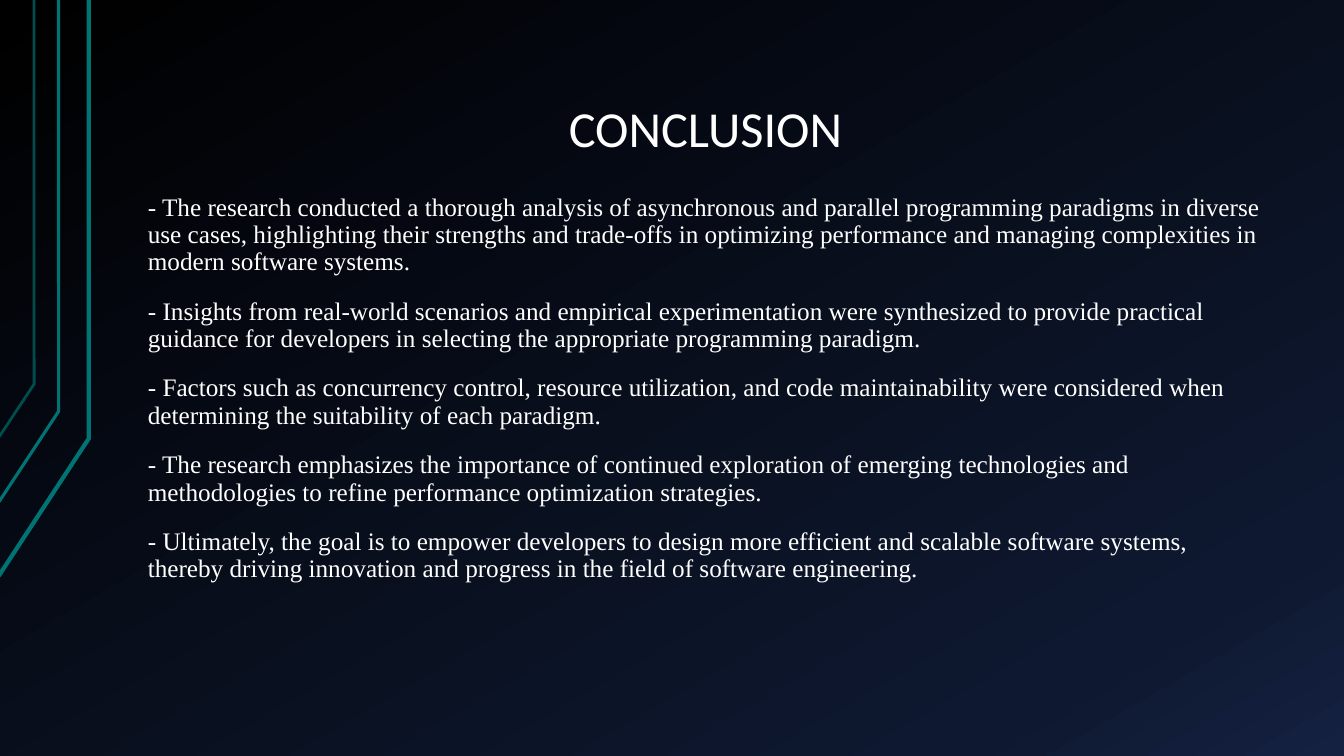
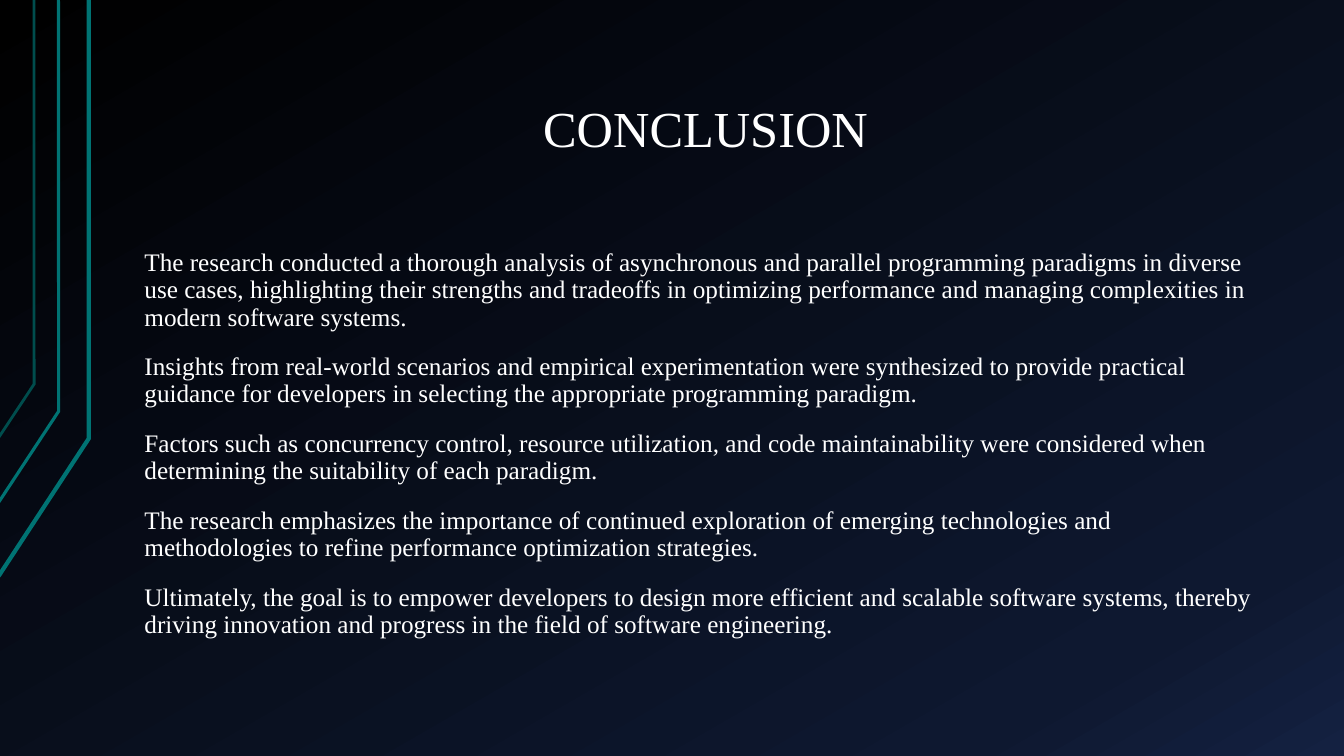
Before and after one commit to ShreyashBhardwaj/AnalysisoUseCases, a slide deck: slide 15 of Analysis of Use Cases.pptx (slide 8 before the commit). Drawn at 1344x756 pixels with LibreOffice and Linux fonts; fonts in the diff are those of the drawing. Boxes give left, top, right and bottom in pixels: in the first picture for what was removed or moved away, otherwise in the second. Text is boxed around its words. In the diff, an @@ line names an element or a change of style, - is before the commit and + after.

```diff
--- a/Analysis of Use Cases.pptx
+++ b/Analysis of Use Cases.pptx
@@ title "CONCLUSION" at (543,113,868,148): font Calibri to Times New Roman @@
@@ text at (144,253,1250,639): text changed @@
-- The research conducted a thorough analysis of asynchronous and parallel programming paradigms in diverse use cases, highlighting their strengths and trade-offs in optimizing performance and managing complexities in modern software systems.
-- Insights from real-world scenarios and empirical experimentation were synthesized to provide practical guidance for developers in selecting the appropriate programming paradigm.
-- Factors such as concurrency control, resource utilization, and code maintainability were considered when determining the suitability of each paradigm.
-- The research emphasizes the importance of continued exploration of emerging technologies and methodologies to refine performance optimization strategies.
-- Ultimately, the goal is to empower developers to design more efficient and scalable software systems, thereby driving innovation and progress in the field of software engineering.
+The research conducted a thorough analysis of asynchronous and parallel programming paradigms in diverse use cases, highlighting their strengths and tradeoffs in optimizing performance and managing complexities in modern software systems.
+Insights from real-world scenarios and empirical experimentation were synthesized to provide practical guidance for developers in selecting the appropriate programming paradigm.
+Factors such as concurrency control, resource utilization, and code maintainability were considered when determining the suitability of each paradigm.
+The research emphasizes the importance of continued exploration of emerging technologies and methodologies to refine performance optimization strategies.
+Ultimately, the goal is to empower developers to design more efficient and scalable software systems, thereby driving innovation and progress in the field of software engineering.
```
Also in this commit, not shown: 6 other slides changed, 9 slides added, 2 slides removed.
